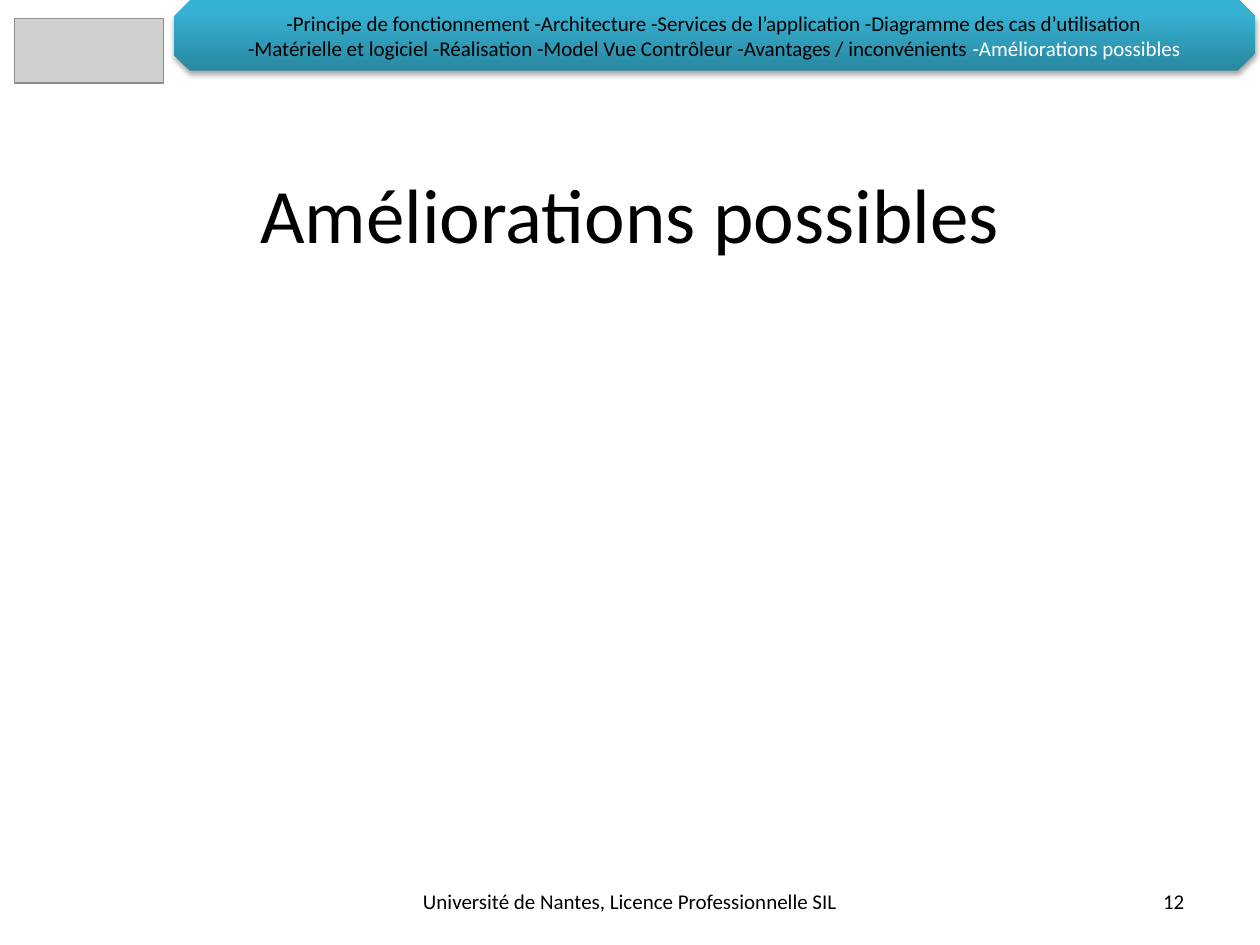
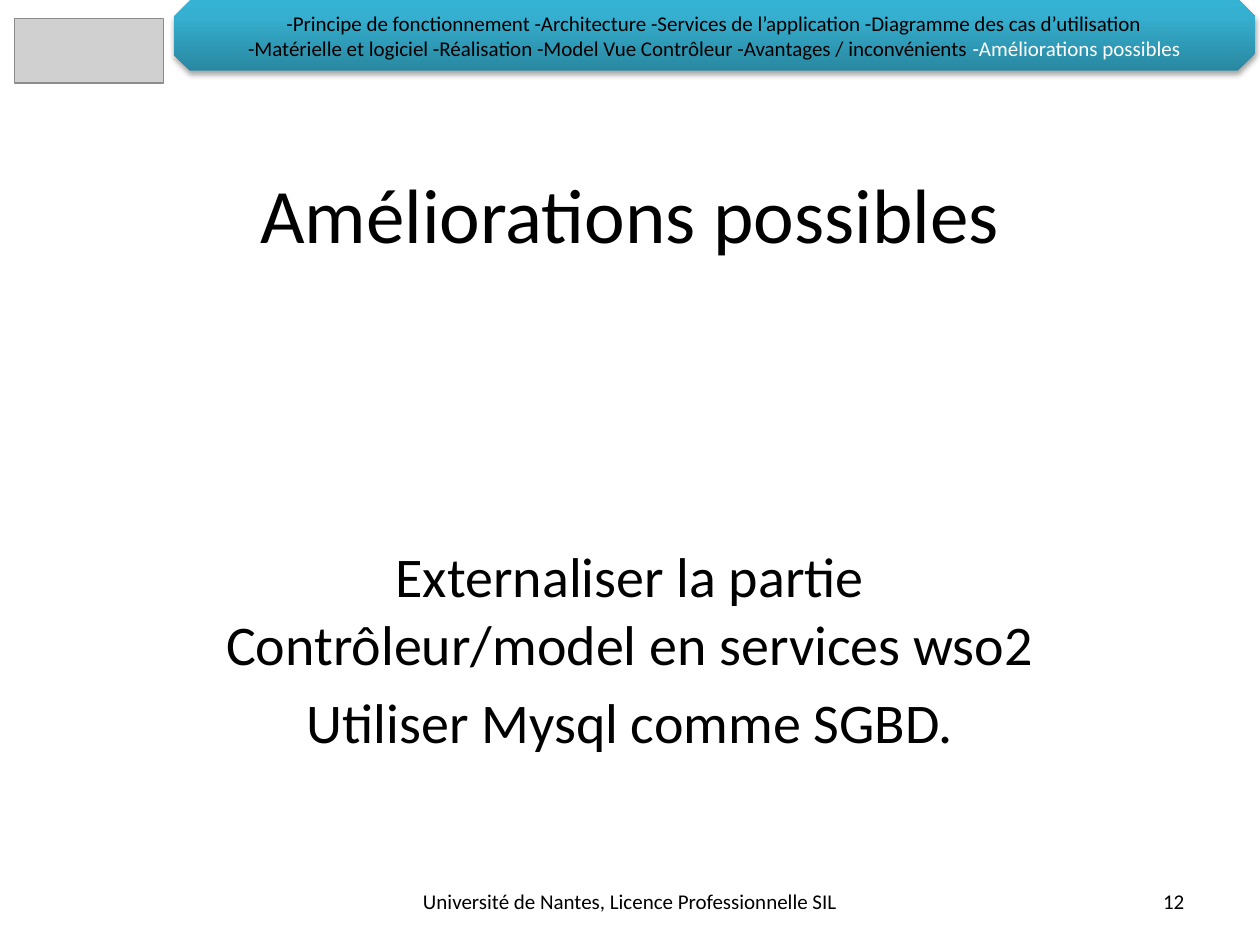
Before and after one commit to LeonardoALARCON/progr3, a slide deck: slide 12 of Documentation/DiapoProg3/PresentationProg3.pptx. Drawn at 1260x945 pixels with LibreOffice and Linux fonts; fonts in the diff are those of the drawing; grey boxes stand for pictures; background and template pictures are left out. Boxes give left, top, right and bottom in pixels: in the first picture for what was removed or moved away, otherwise in the second. Text is boxed around its words. In the diff, an @@ line names an element or a change of style, - is before the commit and + after.

```diff
--- a/Documentation/DiapoProg3/PresentationProg3.pptx
+++ b/Documentation/DiapoProg3/PresentationProg3.pptx
@@ subtitle added at (x1=226, y1=558, x2=1032, y2=752), 32 pt, text #000000 @@
+Externaliser la partie Contrôleur/model en services wso2
+Utiliser Mysql comme SGBD.
```
Also in this commit, not shown: 1 other slide changed.
